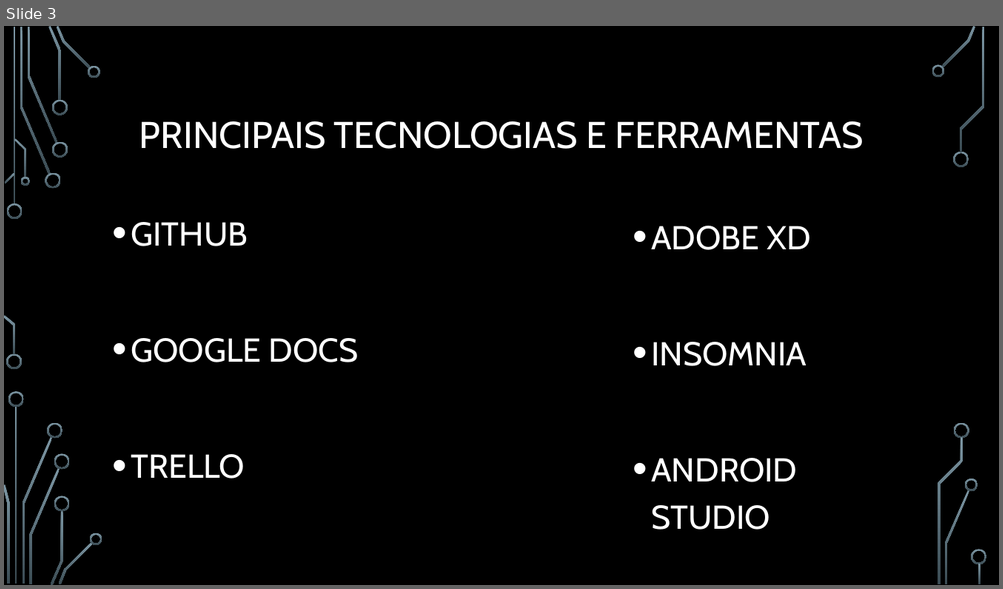
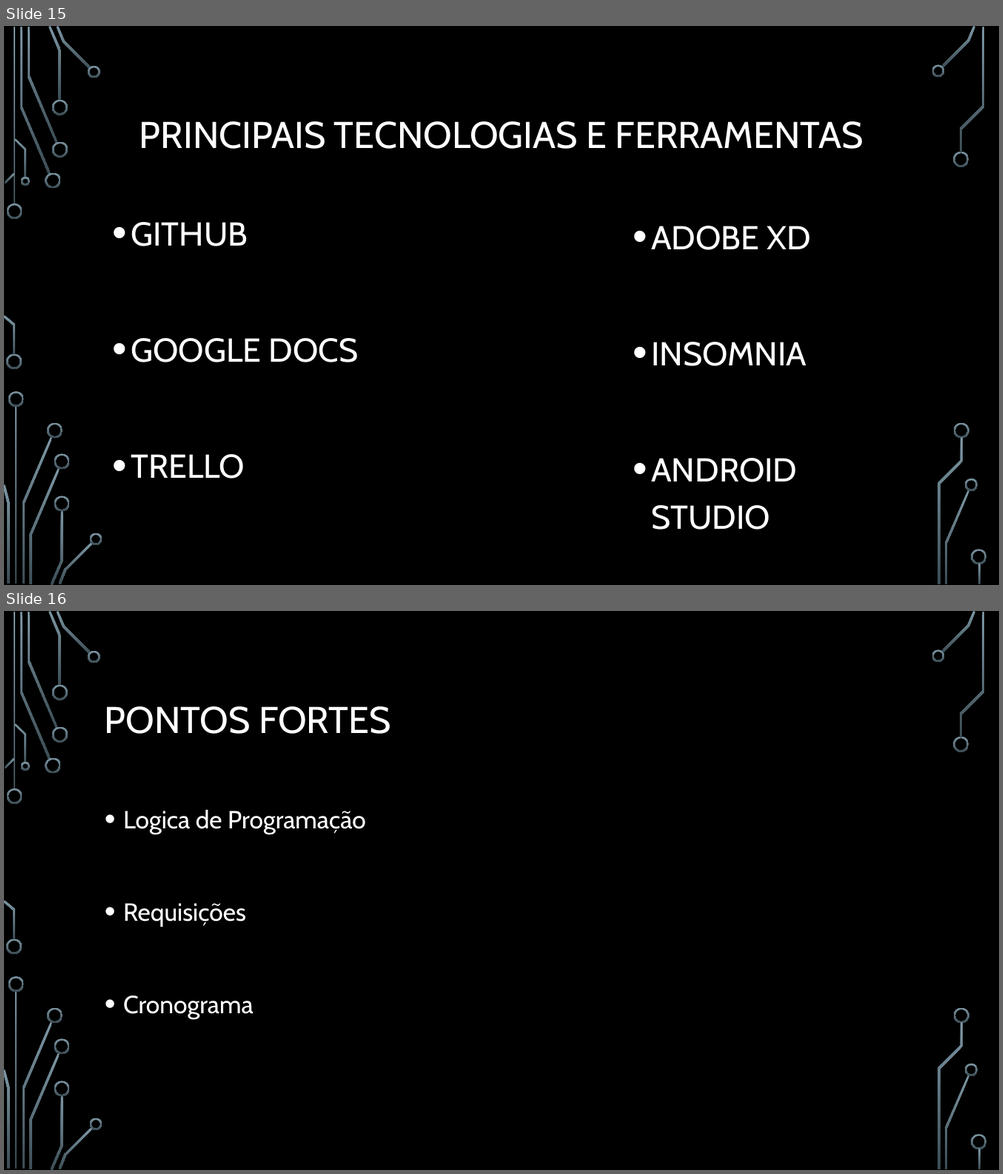
Before and after one commit to thomassds/Eventicket, a slide deck: Apresentação/Eventickets.pptx. Shown one above the other, each under a label of ours: slide 3 before the commit, slides 15 and 16 after it. The pictures are 1003x589 and 1003x1174 pixels, drawn with LibreOffice and Linux fonts; fonts in the diff are those of the drawing; background and template pictures are left out. Boxes give left, top, right and bottom in pixels: in the first picture for what was removed or moved away, otherwise in the second. Text is boxed around its words. In the diff, an @@ line names an element or a change of style, - is before the commit and + after.

```diff
--- a/Apresentação/Eventickets.pptx
+++ b/Apresentação/Eventickets.pptx
@@ slide 16 added at (4,611,999,1170), background picture (left out); not listed: 36 template elements that a slide beside it also shows @@
@@ title added at (105,706,391,734), 36 pt, text #FFFFFF @@
+PONTOS FORTES
@@ text added at (123,809,366,1019), 24 pt, text #FFFFFF @@
+• Logica de Programação
+• Requisições
+• Cronograma
@@ what was slide 3 is now slide 15 @@
```
Also in this commit, not shown: 12 other slides added, 30 other files.
